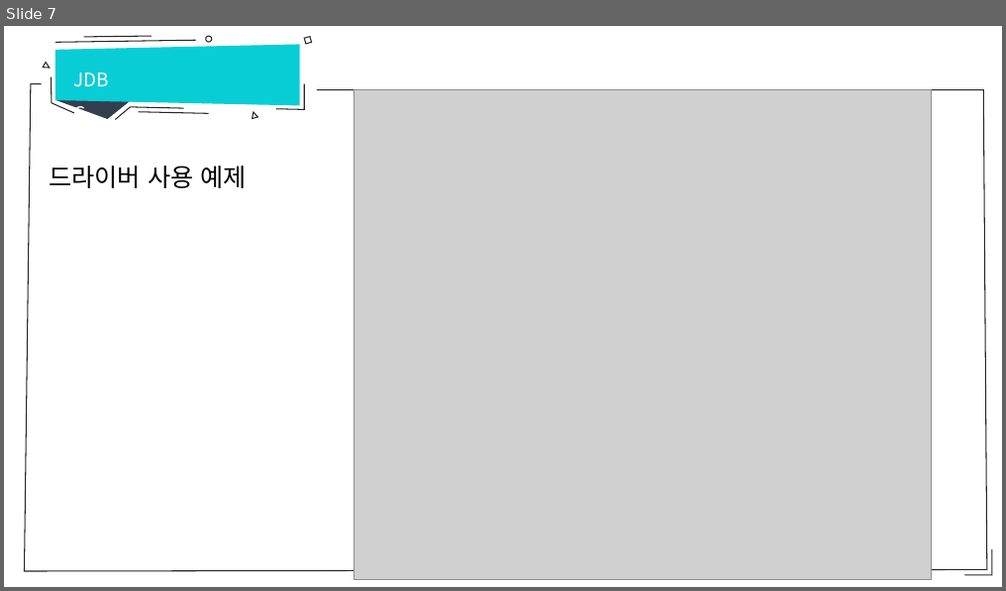
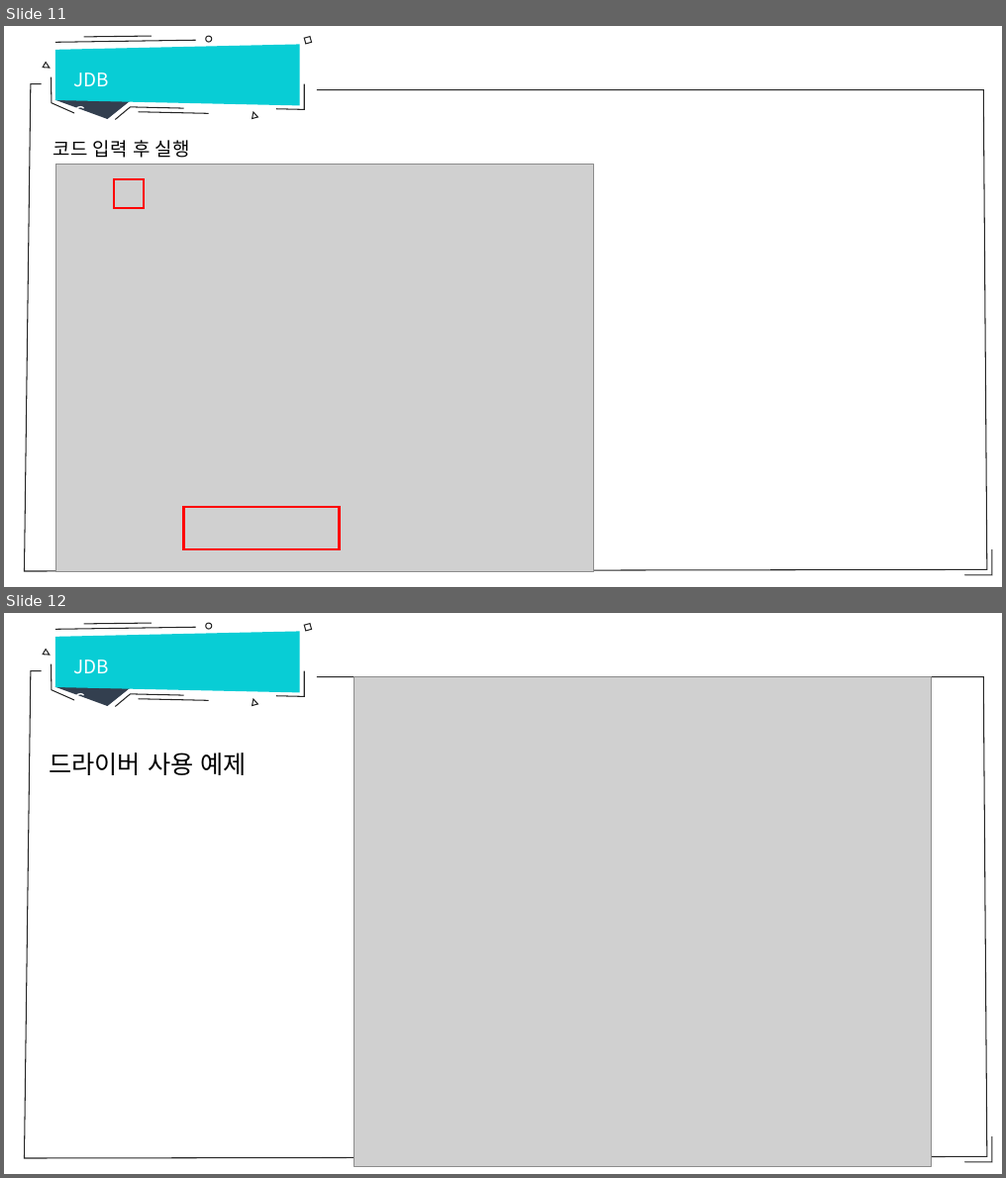
Before and after one commit to hitxid/openDatabase, a slide deck: database/JDBC개념및데이터베이스프로그래밍.pptx. Shown one above the other, each under a label of ours: slide 7 before the commit, slides 11 and 12 after it. The pictures are 1006x591 and 1006x1178 pixels, drawn with LibreOffice and Linux fonts; fonts in the diff are those of the drawing; grey boxes stand for pictures. Boxes give left, top, right and bottom in pixels: in the first picture for what was removed or moved away, otherwise in the second. Text is boxed around its words. In the diff, an @@ line names an element or a change of style, - is before the commit and + after.

```diff
--- a/database/JDBC개념및데이터베이스프로그래밍.pptx
+++ b/database/JDBC개념및데이터베이스프로그래밍.pptx
@@ slide 11 added at (4,26,1002,587), background #FFFFFF; not listed: 14 template elements that a slide beside it also shows @@
@@ text added at (67,53,126,90), 18 pt, text #FFFFFF @@
+JDBC
@@ text added at (54,140,190,158), 18 pt, text #000000 @@
+코드 입력 후 실행
@@ picture added at (56,165,593,571) @@
@@ rectangle added at (114,179,144,208), outline #FF0000 2.25 pt @@
@@ rectangle added at (183,507,340,550), outline #FF0000 2.25 pt @@
@@ what was slide 7 is now slide 12 @@
```
Also in this commit, not shown: 4 other slides added, 2 other files.
